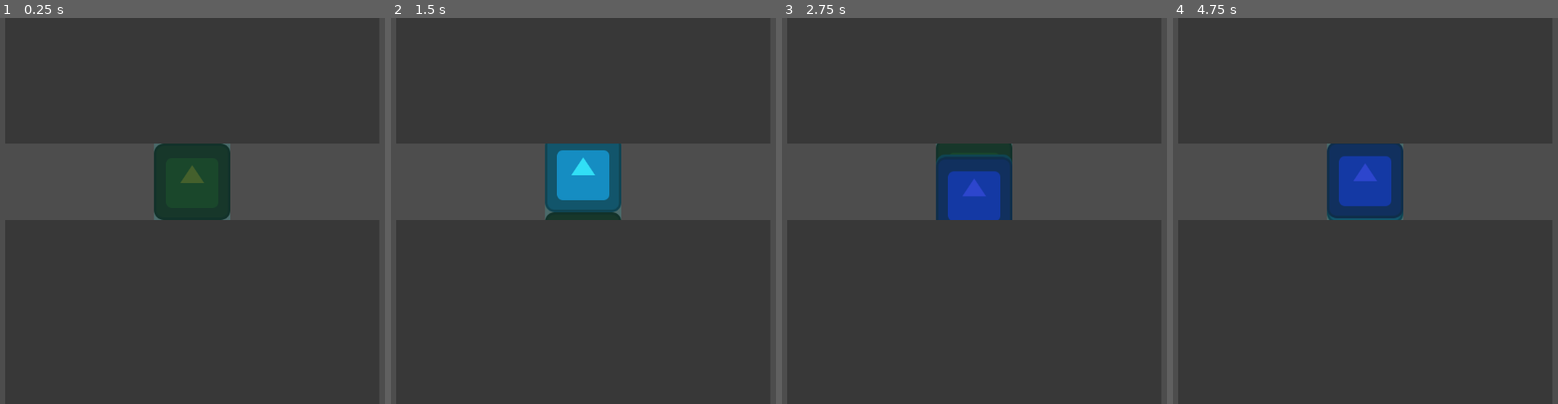
Above: before the commit, frames 1-4 (left to right).
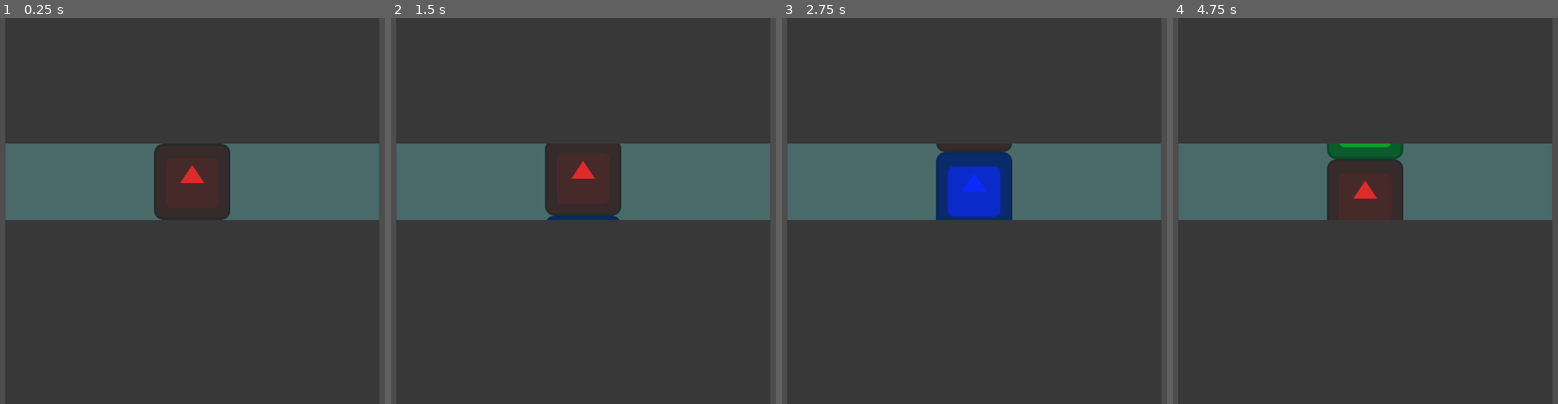
Above: after the commit, the same moments.

Repository: luiz734/slotgame
Game: Godot game, scene res://main.tscn
Same seed, same stepped clock (60 frames per second), same inputs: the game is played once before the commit and once after it. The engine's default icon, where the game draws it, is replaced by a stand-in: a white triangle on a blue panel in a dark square.
Inputs:
- Up to frame 1 (0.25 s): no input
- Up to frame 2 (1.5 s): tap Enter at 0.5 s; tap Space (run) at 0.6, 1.35 s
- Up to frame 3 (2.75 s): tap Space (run) at 2.1 s
- Up to frame 4 (4.75 s): tap Space (run) at 2.85, 3.6, 4.35 s

The runs differ from the first frame. In frame 1, 19% of the frame differs, in the area x 1-99%, y 32-53%; in frame 2, 19%; in frame 3, 18%; in frame 4, 19%.

Commit message:
Add spin_down animation

Diff:
--- a/slot_machine.gd
+++ b/slot_machine.gd
@@ -8,27 +8,40 @@
 @export var vertical_separation = 20
 @export var sprite_size_y = 128
 
-var state = "IMPULSING"
+enum State {running, stopped}
+var state
 var base_position_y = 0.0
 var _tiles: Array[Node]
+var tiles_moved = 1
 
-
-
+func get_color(i):
+    if i == 0: return Color.RED
+    if i == 1: return Color.GREEN
+    if i == 2: return Color.BLUE
+func get_n(i):
+    if i == 0: return "RED"
+    if i == 1: return "GREEN"
+    if i == 2: return "BLUE"
 func _ready():
     assert(tile_prefab)
+    state = State.stopped
 
     for i in range(n_tiles):
         var tile = tile_prefab.instantiate()
-        tile.self_modulate = Color(randf(), randf(), randf())
+        tile.modulate = get_color(i)
         _tiles.push_back(tile)
         tile.position = Vector2(0, -i * (sprite_size_y))
         add_child(tile)
-        state = "RUNNING"
+        tile.name = get_n(i)
         tile.moved.connect(func(t: SlotTile):
-            var limit = 64
             if t.position.y > 64:
-                t.position = Vector2(0, -sprite_size_y * (n_tiles - 1))
-            t.move_by(Vector2(0, sprite_size_y))
+                    t.position = Vector2(0, -sprite_size_y * (n_tiles - 1))
+                    tiles_moved += 1
+            if state == State.running:
+                t.move_by(Vector2(0, sprite_size_y))
+            else:
+                t.spin_down()
+
         )
 
 func spin():
@@ -42,7 +55,12 @@
 
 func _process(delta):
     if Input.is_action_just_pressed("run"):
-        spin()
+        if state == State.stopped:
+            spin()
+            state = State.running
+        else:
+            print(_tiles[tiles_moved% n_tiles].name)
+            state = State.stopped
 
 func _physics_process(delta):
     pass
--- a/slot_machine.tscn
+++ b/slot_machine.tscn
@@ -9,9 +9,9 @@
 
 [node name="ColorRect" type="ColorRect" parent="."]
 z_index = 1
-offset_left = -64.0
+offset_left = -313.0
 offset_top = -64.0
-offset_right = 64.0
+offset_right = 313.0
 offset_bottom = 64.0
 color = Color(0.247059, 1, 1, 0.164706)
 
@@ -22,7 +22,6 @@
 offset_right = 314.0
 offset_bottom = -64.0
 color = Color(0.219608, 0.219608, 0.219608, 1)
-metadata/_edit_group_ = true
 
 [node name="ColorRect3" type="ColorRect" parent="."]
 z_index = 1
@@ -31,4 +30,3 @@
 offset_right = 314.0
 offset_bottom = 513.0
 color = Color(0.219608, 0.219608, 0.219608, 1)
-metadata/_edit_group_ = true
--- a/slot_tile.gd
+++ b/slot_tile.gd
@@ -1,12 +1,16 @@
 class_name SlotTile
-extends Sprite2D
+extends Node2D
 
 signal moved(tile)
+@onready var animation_player: AnimationPlayer = $AnimationPlayer
+
+func _ready():
+    animation_player.speed_scale = 1.0 / (0.3 * 2.0)
 
 func move_to(to: Vector2):
     var tween: Tween = get_tree().create_tween()
     tween.set_ease(Tween.EASE_OUT).set_trans(Tween.TRANS_LINEAR)
-    tween.tween_property(self, "position", to, 1)
+    tween.tween_property(self, "position", to, 0.3)
     await tween.finished
     moved.emit(self)
 #
@@ -22,7 +26,7 @@
     tween.set_ease(Tween.EASE_OUT).set_trans(Tween.TRANS_QUAD)
     tween.tween_property(self, "position", position + Vector2(0, -64), 0.7)
     await tween.finished
-  #
-#func spin_down():
-  #$Animations.play('SPIN_DOWN')
-  #
+
+func spin_down():
+    animation_player.play("spin_down")
+    await animation_player.animation_finished
--- a/slot_tile.tscn
+++ b/slot_tile.tscn
@@ -1,8 +1,54 @@
-[gd_scene load_steps=3 format=3 uid="uid://cxlgt8d4b23gp"]
+[gd_scene load_steps=6 format=3 uid="uid://cxlgt8d4b23gp"]
 
 [ext_resource type="Texture2D" uid="uid://c0cov43ivsav" path="res://icon.svg" id="1_i0ihf"]
 [ext_resource type="Script" path="res://slot_tile.gd" id="2_hmnin"]
 
-[node name="SlotTile" type="Sprite2D"]
+[sub_resource type="Animation" id="Animation_gr4qp"]
+length = 0.001
+tracks/0/type = "value"
+tracks/0/imported = false
+tracks/0/enabled = true
+tracks/0/path = NodePath(".:position")
+tracks/0/interp = 1
+tracks/0/loop_wrap = true
+tracks/0/keys = {
+"times": PackedFloat32Array(0),
+"transitions": PackedFloat32Array(1),
+"update": 0,
+"values": [Vector2(0, 0)]
+}
+
+[sub_resource type="Animation" id="Animation_fwa4i"]
+resource_name = "spin_down"
+length = 0.5
+step = 0.05
+tracks/0/type = "value"
+tracks/0/imported = false
+tracks/0/enabled = true
+tracks/0/path = NodePath(".:position")
+tracks/0/interp = 1
+tracks/0/loop_wrap = true
+tracks/0/keys = {
+"times": PackedFloat32Array(0, 0.15, 0.5),
+"transitions": PackedFloat32Array(1, 1.46408, 0.034674),
+"update": 0,
+"values": [Vector2(0, 0), Vector2(0, 50), Vector2(0, 0)]
+}
+
+[sub_resource type="AnimationLibrary" id="AnimationLibrary_tiovq"]
+_data = {
+"RESET": SubResource("Animation_gr4qp"),
+"spin_down": SubResource("Animation_fwa4i")
+}
+
+[node name="SlotTile" type="Node2D"]
+script = ExtResource("2_hmnin")
+
+[node name="AnimationPlayer" type="AnimationPlayer" parent="."]
+root_node = NodePath("../Sprite")
+libraries = {
+"": SubResource("AnimationLibrary_tiovq")
+}
+
+[node name="Sprite" type="Sprite2D" parent="."]
 texture = ExtResource("1_i0ihf")
-script = ExtResource("2_hmnin")
